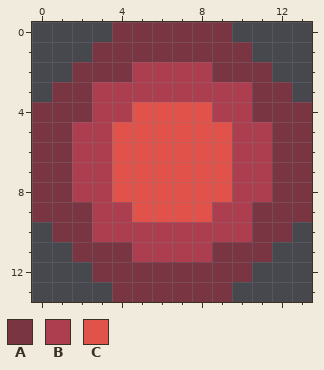
Pixel-art file -- art/alert.ase. The picture above is the old version.
14x14 pixels, 1 frame.
Palette (. is transparent): A #7a3543  B #ad3e50  C #e1534a
Pixels before, first column x 0:
 0 ....AAAAAA....
 1 ...AAAAAAAA...
 2 ..AAABBBBAAA..
 3 .AABBBBBBBBAA.
 4 AAABBCCCCBBAAA
 5 AABBCCCCCCBBAA
 6 AABBCCCCCCBBAA
 7 AABBCCCCCCBBAA
 8 AABBCCCCCCBBAA
 9 AAABBCCCCBBAAA
10 .AABBBBBBBBAA.
11 ..AAABBBBAAA..
12 ...AAAAAAAA...
13 ....AAAAAA....
Once edited:
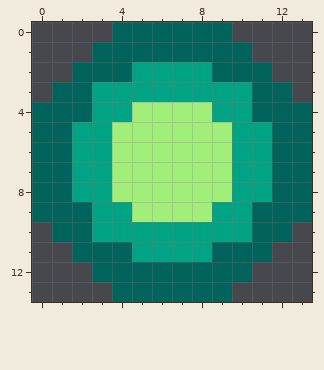
Difference:
colour A: #7a3543 -> #00635c
colour B: #ad3e50 -> #00a383
colour C: #e1534a -> #a1ef79
